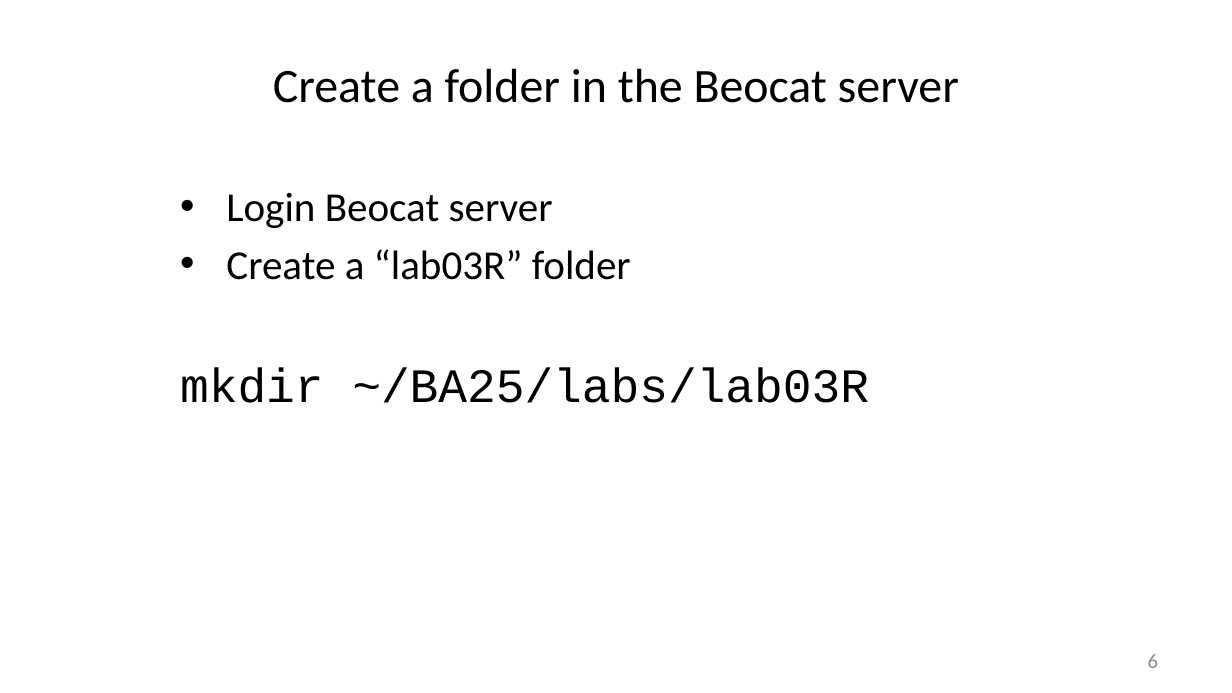
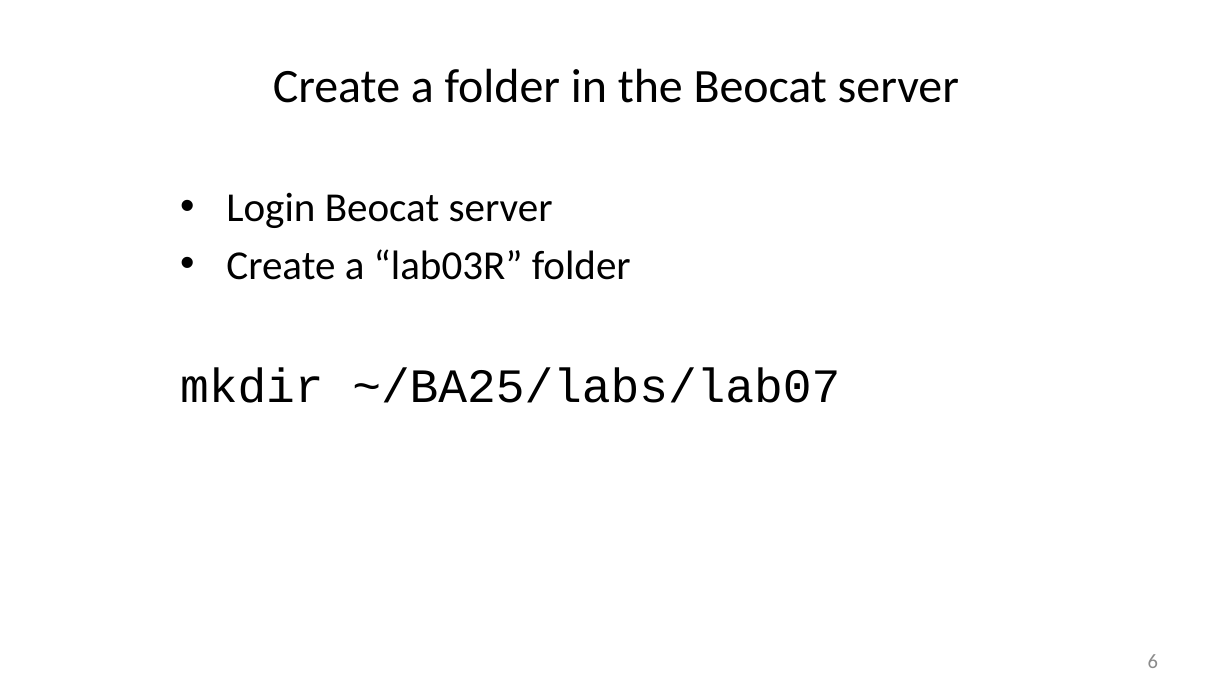
Before and after one commit to liu3zhenlab/teaching, a slide deck: slide 6 of PLPTH813Bioinformatis/2025/2_lab/lab07_R.pptx. Drawn at 1232x693 pixels with LibreOffice and Linux fonts; fonts in the diff are those of the drawing. Boxes give left, top, right and bottom in pixels: in the first picture for what was removed or moved away, otherwise in the second. Text is boxed around its words. In the diff, an @@ line names an element or a change of style, - is before the commit and + after.

```diff
--- a/PLPTH813Bioinformatis/2025/2_lab/lab07_R.pptx
+++ b/PLPTH813Bioinformatis/2025/2_lab/lab07_R.pptx
@@ text at <box>180,367,840,403</box>: text changed @@
-mkdir ~/BA25/labs/lab03R
+mkdir ~/BA25/labs/lab07
```
Also in this commit, not shown: 1 other slide changed.
